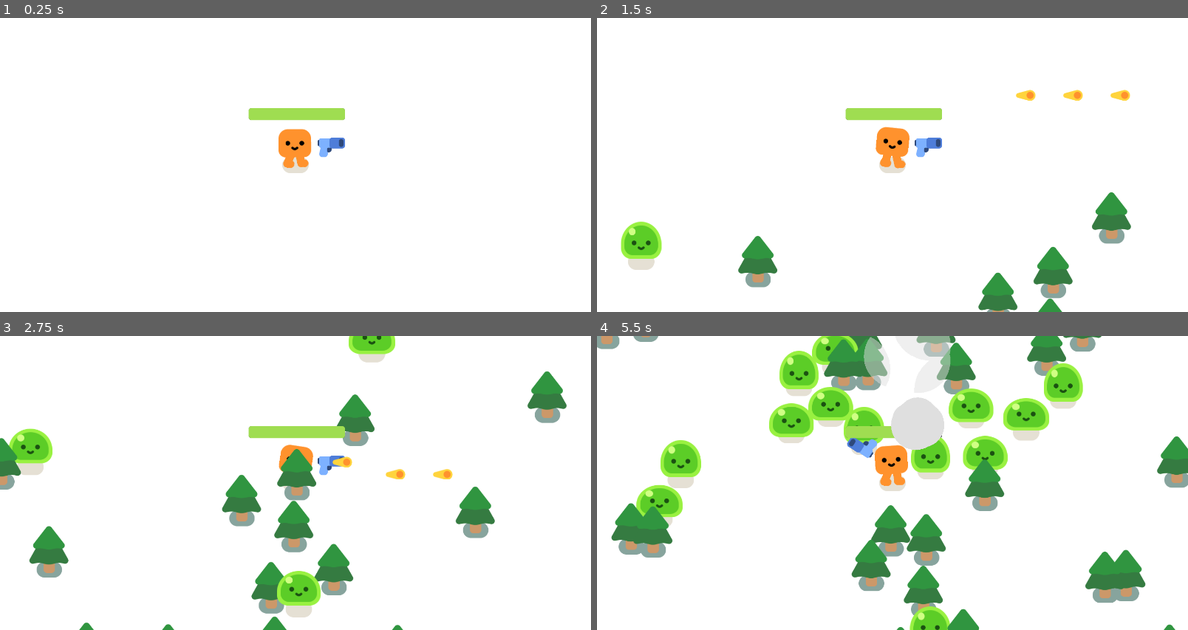
Above: before the commit, frames 1-4 (two rows, left to right).
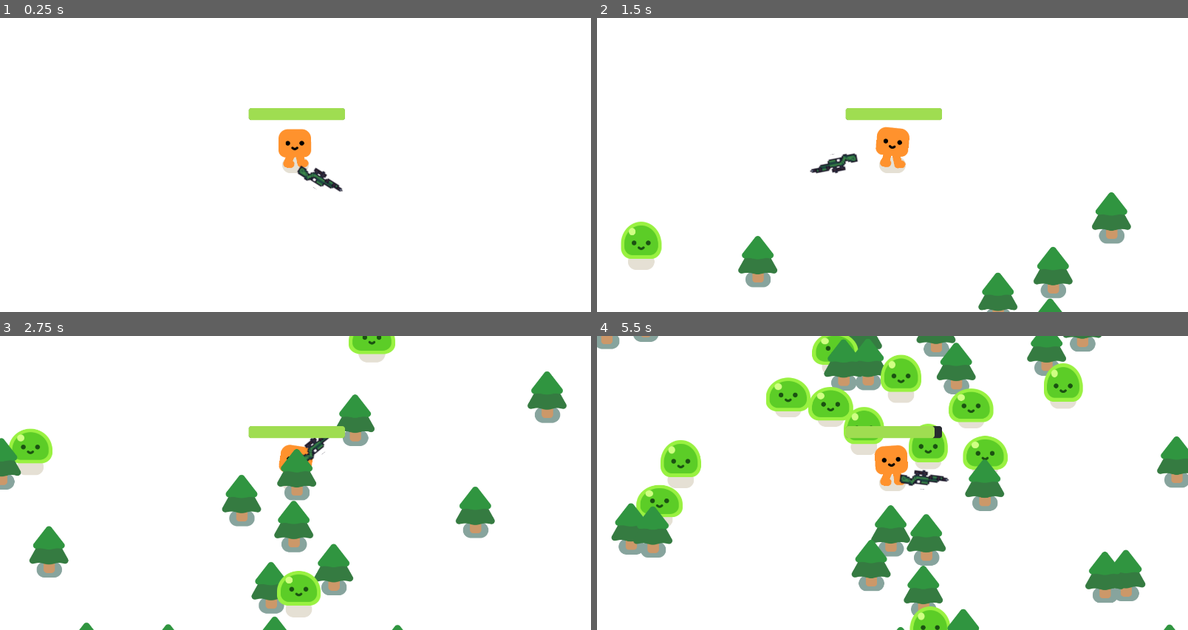
Above: after the commit, the same moments.

Repository: arad991/topdown_shooter_2d
Game: Godot game, scene res://survivors_game.tscn
The game is run twice, just before and just after one commit, with the same random seed, the same clock (stepped at 60 frames per second) and the same inputs.
Inputs (mouse positions are in pixels of both pictures, inside the frame that each line leads up to):
- Up to frame 1 (0.25 s): no input
- Up to frame 2 (1.5 s): move the mouse to (1022, 150) at 0.52 s; hold D (move_right) 0.53-1.28 s; move the mouse to (774, 179) at 1.27 s; hold S (move_down) from 1.28 s (still down)
- Up to frame 3 (2.75 s): move the mouse to (354, 418) at 2.02 s; release S (move_down) at 2.03 s; hold D (move_right) from 2.03 s (still down)
- Up to frame 4 (5.5 s): move the mouse to (862, 541) at 2.77 s; release D (move_right) at 2.78 s; hold W (move_up) 2.78-3.53 s; move the mouse to (1069, 527) at 3.52 s; hold A (move_left) 3.53-5.03 s; move the mouse to (715, 438) at 4.27 s; move the mouse to (922, 483) at 5.02 s; hold S (move_down) from 5.03 s (still down)

The runs differ from the first frame. In frame 1, 0.5% of the frame differs, in the area x 50-59%, y 40-60%; in frame 2, 0.8%; in frame 3, 0.6%; in frame 4, 6.7%, in the area x 28-77%, y 0-53%.

Commit message:
added a laser sniper

Diff:
--- a/bullet.gd
+++ b/bullet.gd
@@ -1,6 +1,7 @@
 extends Area2D
 
 var travelled_distance = 0
+const BULLET_DAMAGE = 1.0
 
 func _physics_process(delta: float) -> void:
 	const SPEED = 1000
@@ -17,4 +18,4 @@
 func _on_body_entered(body: Node2D) -> void:
 	queue_free()
 	if body.has_method("take_damage"):
-		body.take_damage()
+		body.take_damage(BULLET_DAMAGE)
--- /dev/null
+++ b/laser_bullet.gd
@@ -0,0 +1,20 @@
+extends Area2D
+
+var travelled_distance = 0
+const BULLET_DAMAGE = 10.0
+
+func _physics_process(delta: float) -> void:
+	const SPEED = 3000
+	const RANGE = 2400
+
+	var direction = Vector2.RIGHT.rotated(rotation)
+	position += direction * SPEED * delta
+
+	travelled_distance += SPEED * delta
+	if travelled_distance > RANGE:
+		queue_free()
+
+
+func _on_body_entered(body: Node2D) -> void:
+	if body.has_method("take_damage"):
+		body.take_damage(BULLET_DAMAGE)
--- /dev/null
+++ b/laser_bullet.tscn
@@ -0,0 +1,24 @@
+[gd_scene load_steps=4 format=3 uid="uid://b6l13gj01ei2j"]
+
+[ext_resource type="Script" path="res://laser_bullet.gd" id="1_a1lye"]
+[ext_resource type="Texture2D" uid="uid://dpjnse50sklw6" path="res://laser_gun/projectile.png" id="2_sua1m"]
+
+[sub_resource type="RectangleShape2D" id="RectangleShape2D_pt7fw"]
+size = Vector2(68, 14)
+
+[node name="Bullet" type="Area2D"]
+top_level = true
+collision_layer = 0
+collision_mask = 3
+script = ExtResource("1_a1lye")
+
+[node name="Projectile" type="Sprite2D" parent="."]
+position = Vector2(-25, 0)
+scale = Vector2(0.391304, 0.391304)
+texture = ExtResource("2_sua1m")
+
+[node name="CollisionShape2D" type="CollisionShape2D" parent="."]
+position = Vector2(-28, 0)
+shape = SubResource("RectangleShape2D_pt7fw")
+
+[connection signal="body_entered" from="." to="." method="_on_body_entered"]
--- /dev/null
+++ b/laser_gun.gd
@@ -0,0 +1,41 @@
+extends Area2D
+
+
+func _physics_process(delta: float) -> void:
+	#var enemies_in_range = get_overlapping_bodies()
+	#if enemies_in_range.size() > 0:
+		#var target_enemy = enemies_in_range[0]
+		#look_at(target_enemy.global_position)
+		# Get the mouse position in world coordinates
+	var mouse_pos = get_global_mouse_position()
+
+	# Aim the gun at the mouse position
+	look_at(mouse_pos)
+	#var enemies_in_range = get_overlapping_bodies()
+	#if enemies_in_range.size() > 0:
+		#var closest_enemy_distance = INF
+		#var closest_enemy = null
+		#
+		#for enemy in enemies_in_range:
+			#var distance_to_enemy = enemy.global_position.distance_to(global_position)
+			#if distance_to_enemy < closest_enemy_distance:
+				#closest_enemy_distance = distance_to_enemy
+				#closest_enemy = enemy
+				#
+		#if closest_enemy:
+			#look_at(closest_enemy.global_position)
+
+
+
+func shoot():
+	const BULLET = preload("res://laser_bullet.tscn")
+	var new_bullet = BULLET.instantiate()
+	%LaserShootingPoint.add_child(new_bullet)
+	new_bullet.global_position = %LaserShootingPoint.global_position
+	new_bullet.global_rotation = %LaserShootingPoint.global_rotation
+
+
+
+
+func _on_timer_timeout() -> void:
+	shoot()
--- /dev/null
+++ b/laser_gun.tscn
@@ -0,0 +1,48 @@
+[gd_scene load_steps=6 format=3 uid="uid://dtg6c05bdvx2v"]
+
+[ext_resource type="Script" path="res://laser_gun.gd" id="1_x2iob"]
+[ext_resource type="Texture2D" uid="uid://chiu11br7pb0b" path="res://laser_gun/laser_gun.png" id="2_n0ylh"]
+
+[sub_resource type="CircleShape2D" id="CircleShape2D_hrcce"]
+radius = 389.021
+
+[sub_resource type="AtlasTexture" id="AtlasTexture_02311"]
+atlas = ExtResource("2_n0ylh")
+region = Rect2(109, 49, 41, 17)
+
+[sub_resource type="SpriteFrames" id="SpriteFrames_b1efh"]
+animations = [{
+"frames": [{
+"duration": 1.0,
+"texture": SubResource("AtlasTexture_02311")
+}],
+"loop": false,
+"name": &"default",
+"speed": 0.0
+}]
+
+[node name="LaserGun" type="Area2D"]
+position = Vector2(-35, -24)
+collision_layer = 0
+collision_mask = 2
+input_pickable = false
+script = ExtResource("1_x2iob")
+
+[node name="CollisionShape2D" type="CollisionShape2D" parent="."]
+shape = SubResource("CircleShape2D_hrcce")
+
+[node name="WeaponPivot" type="Marker2D" parent="."]
+
+[node name="LaserGun" type="AnimatedSprite2D" parent="WeaponPivot"]
+position = Vector2(115, 0)
+scale = Vector2(3.41463, 3.05882)
+sprite_frames = SubResource("SpriteFrames_b1efh")
+
+[node name="LaserShootingPoint" type="Marker2D" parent="WeaponPivot/LaserGun"]
+unique_name_in_owner = true
+position = Vector2(16.9857, -1.96154)
+
+[node name="Timer" type="Timer" parent="."]
+autostart = true
+
+[connection signal="timeout" from="Timer" to="." method="_on_timer_timeout"]
--- a/mob.gd
+++ b/mob.gd
@@ -14,12 +14,12 @@
 	move_and_slide()
 
 
-func take_damage():
-	health -= 1
+func take_damage(damage):
+	health -= damage
 	%Slime.play_hurt()
 
 
-	if health == 0:
+	if health <= 0:
 		queue_free()
 
 		const SMOKE_SCENE = preload("res://smoke_explosion/smoke_explosion.tscn")
--- a/player.tscn
+++ b/player.tscn
@@ -2,7 +2,7 @@
 
 [ext_resource type="Script" path="res://player.gd" id="1_lr0y4"]
 [ext_resource type="PackedScene" uid="uid://pbmyh1qru7p" path="res://characters/happy_boo/happy_boo.tscn" id="2_kpxss"]
-[ext_resource type="PackedScene" uid="uid://0e8xogo0sntl" path="res://gun.tscn" id="3_uettv"]
+[ext_resource type="PackedScene" uid="uid://dtg6c05bdvx2v" path="res://laser_gun.tscn" id="4_pq3kl"]
 
 [sub_resource type="CircleShape2D" id="CircleShape2D_0od0o"]
 radius = 44.0114
@@ -38,8 +38,7 @@
 
 [node name="Camera2D" type="Camera2D" parent="."]
 
-[node name="Gun" parent="." instance=ExtResource("3_uettv")]
-position = Vector2(0, -47)
+[node name="LaserGun" parent="." instance=ExtResource("4_pq3kl")]
 
 [node name="HurtBox" type="Area2D" parent="."]
 unique_name_in_owner = true
--- a/survivors_game.tscn
+++ b/survivors_game.tscn
@@ -38,7 +38,7 @@
 
 [node name="PathFollow2D" type="PathFollow2D" parent="Player/Path2D"]
 unique_name_in_owner = true
-position = Vector2(1574.39, -57.001)
+position = Vector2(1574.38, -57.001)
 rotation = 0.000616523
 progress = 5047.17
 
Binary file added: laser_gun/laser_gun.png
Not shown, added: laser_gun/laser_gun.png.import
Binary file added: laser_gun/projectile.png
Not shown, added: laser_gun/projectile.png.import
Binary file added: laser_sprites/01.png
Not shown, added: laser_sprites/01.png.import
Binary file added: laser_sprites/02.png
Not shown, added: laser_sprites/02.png.import
Binary file added: laser_sprites/03.png
Not shown, added: laser_sprites/03.png.import
Binary file added: laser_sprites/04.png
Not shown, added: laser_sprites/04.png.import
(and 125 more such lines)
